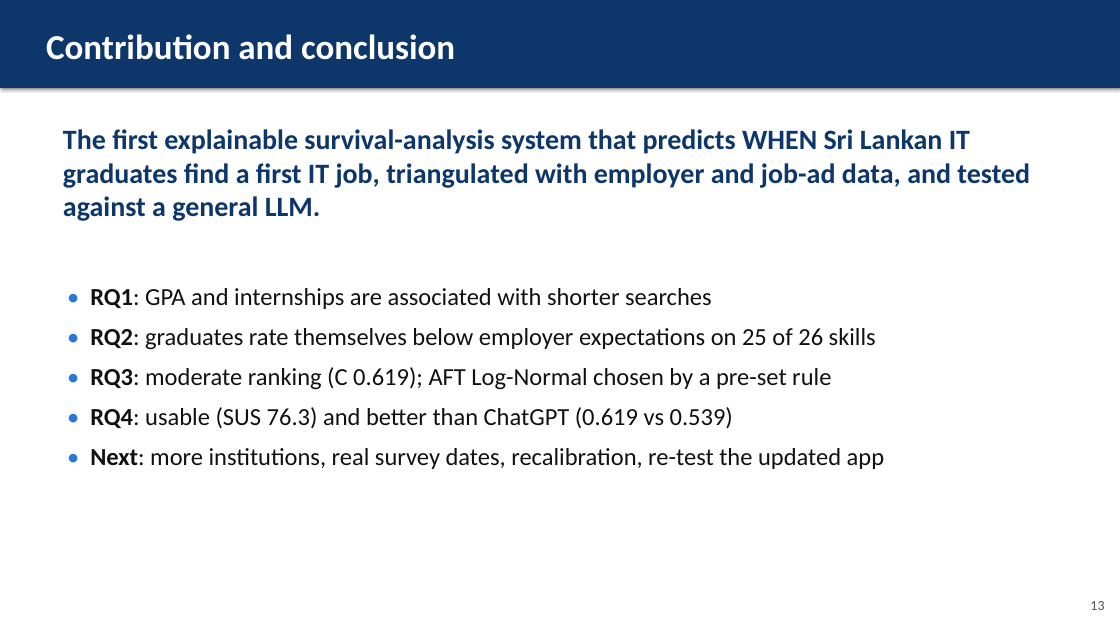
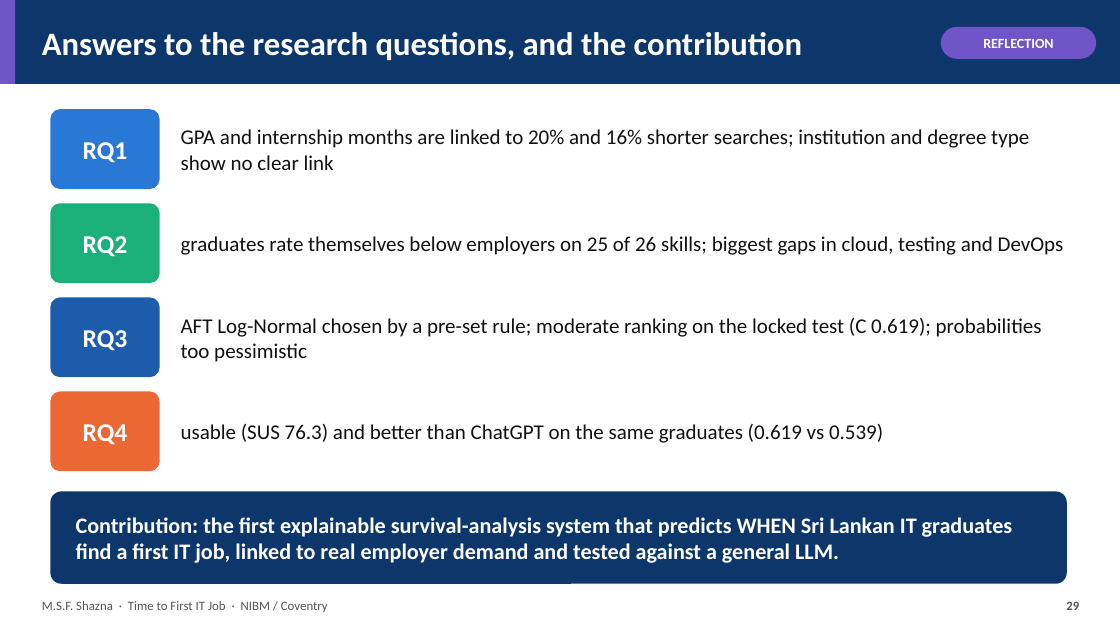
Before and after one commit to ShaznaSalman/final-research-employability-survival_COBSCCOMP24.2P019, a slide deck: slide 29 of submission/Viva Presentation - Shazna.pptx (slide 13 before the commit). Drawn at 1120x630 pixels with LibreOffice and Linux fonts; fonts in the diff are those of the drawing. Boxes give left, top, right and bottom in pixels: in the first picture for what was removed or moved away, otherwise in the second. Text is boxed around its words. In the diff, an @@ line names an element or a change of style, - is before the commit and + after.

```diff
--- a/submission/Viva Presentation - Shazna.pptx
+++ b/submission/Viva Presentation - Shazna.pptx
@@ rectangle: place and size @@
-rectangle at [0,0,1120,88]
+rectangle at [0,0,1120,84]
@@ rectangle at [0,0,1120,84]: shadow off @@
@@ rectangle added at [0,0,15,84], fill #6F55C7 @@
@@ rounded rectangle added at [941,27,1096,59], fill #6F55C7 @@
@@ text added at [42,32,802,60], 28 pt, text #FFFFFF, bold @@
+Answers to the research questions, and the contribution
@@ text removed at [46,34,455,60] @@
-Contribution and conclusion
@@ text added at [983,39,1053,48], 12 pt, text #FFFFFF, bold @@
+REFLECTION
@@ rounded rectangle added at [50,109,160,189], fill #2A78D6 @@
@@ text added at [83,142,128,163], 22 pt, text #FFFFFF, bold @@
+RQ1
@@ text added at [181,129,1029,170], 18 pt, text #111111 @@
+GPA and internship months are linked to 20% and 16% shorter searches; institution and degree type show no clear link
@@ rounded rectangle added at [50,203,160,283], fill #1BAF7A @@
@@ text added at [83,236,128,257], 22 pt, text #FFFFFF, bold @@
+RQ2
@@ text added at [181,236,1064,255], 18 pt, text #111111 @@
+graduates rate themselves below employers on 25 of 26 skills; biggest gaps in cloud, testing and DevOps
@@ rounded rectangle added at [50,297,160,377], fill #1C5CAB @@
@@ text removed at [90,288,884,469] @@
-• RQ1: GPA and internships are associated with shorter searches
-• RQ2: graduates rate themselves below employer expectations on 25 of 26 skills
-• RQ3: moderate ranking (C 0.619); AFT Log-Normal chosen by a pre-set rule
-• RQ4: usable (SUS 76.3) and better than ChatGPT (0.619 vs 0.539)
-• Next: more institutions, real survey dates, recalibration, re-test the updated app
@@ text added at [181,318,1042,362], 18 pt, text #111111 @@
+AFT Log-Normal chosen by a pre-set rule; moderate ranking on the locked test (C 0.619); probabilities too pessimistic
@@ text added at [83,330,128,351], 22 pt, text #FFFFFF, bold @@
+RQ3
@@ rounded rectangle added at [50,392,160,471], fill #EB6834 @@
@@ text added at [83,424,128,445], 22 pt, text #FFFFFF, bold @@
+RQ4
@@ text added at [181,424,883,443], 18 pt, text #111111 @@
+usable (SUS 76.3) and better than ChatGPT on the same graduates (0.619 vs 0.539)
@@ rounded rectangle added at [50,492,1067,584], fill #0D366B @@
@@ text "Contribution: the first explainable survival-analysis ..." at [76,517,1013,563]: vertical alignment top to middle @@
@@ text at [76,517,1013,563]: text changed; size 24 to 19 pt; text colour #0D366B to #FFFFFF @@
-The first explainable survival-analysis system that predicts WHEN Sri Lankan IT graduates find a first IT job, triangulated with employer and job-ad data, and tested against a general LLM.
+Contribution: the first explainable survival-analysis system that predicts WHEN Sri Lankan IT graduates find a first IT job, linked to real employer demand and tested against a general LLM.
@@ text added at [42,601,328,612], 11 pt, text #55565A @@
+M.S.F. Shazna · Time to First IT Job · NIBM / Coventry
@@ text added at [1066,601,1079,610], 11 pt, text #55565A, bold @@
+29
@@ text removed at [1090,601,1104,610] @@
-13
```
Also in this commit, not shown: 4 other slides changed, 29 slides added, 9 slides removed, 3 other files.
